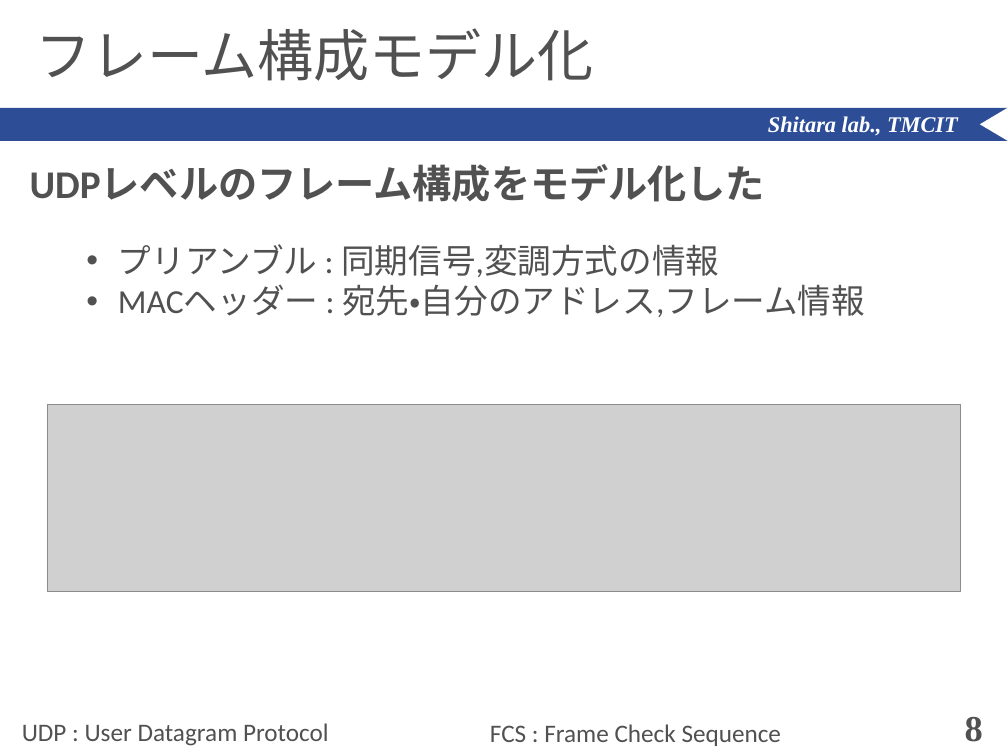
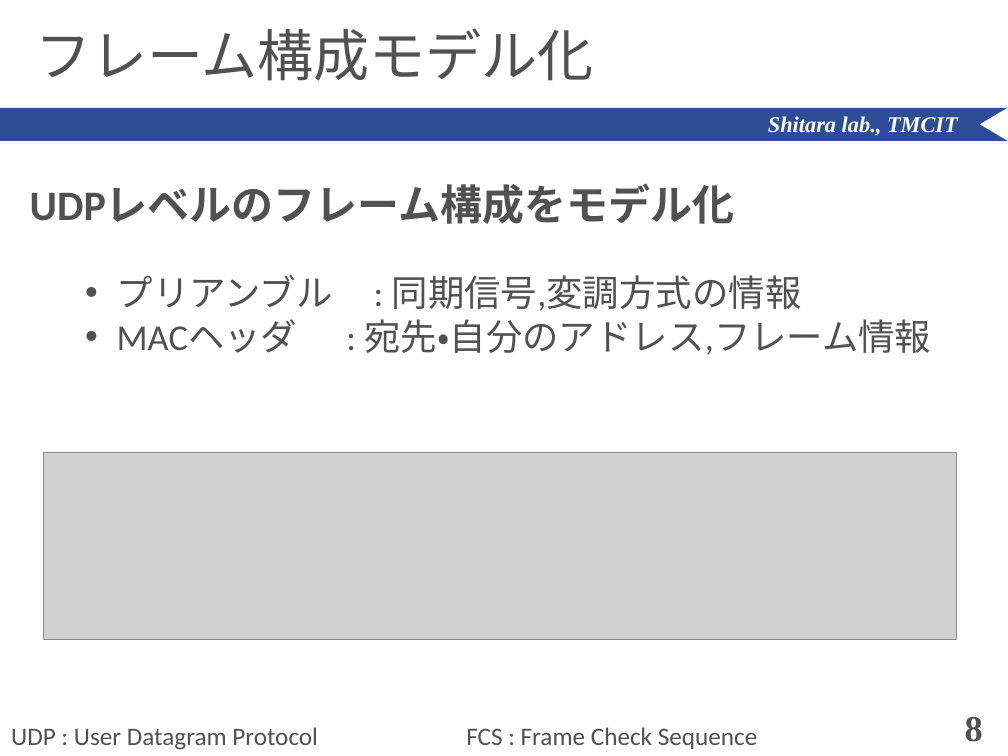
Before and after one commit to ShitaLab-TMCIT/IEEE802.11simulator, a slide deck: slide 8 of paper/shimozawa.pptx. Drawn at 1008x756 pixels with LibreOffice and Linux fonts; fonts in the diff are those of the drawing; grey boxes stand for pictures. Boxes give left, top, right and bottom in pixels: in the first picture for what was removed or moved away, otherwise in the second. Text is boxed around its words. In the diff, an @@ line names an element or a change of style, - is before the commit and + after.

```diff
--- a/paper/shimozawa.pptx
+++ b/paper/shimozawa.pptx
@@ text at bbox=[30, 186, 735, 224]: text changed; size 28 to 30 pt @@
-UDPレベルのフレーム構成をモデル化した
+UDPレベルのフレーム構成をモデル化
@@ text "プリアンブル : 同期信号,変調方式の情報": place and size @@
-text "プリアンブル : 同期信号,変調方式の情報" at bbox=[118, 244, 865, 317]
+text "プリアンブル : 同期信号,変調方式の情報" at bbox=[117, 275, 931, 355]
@@ text at bbox=[117, 275, 802, 311]: size 24 to 26 pt in "プリアンブル : 同期信号,変調方式の情報" @@
@@ text at bbox=[117, 319, 931, 355]: text changed; size 24 to 26 pt @@
-• MACヘッダー : 宛先・自分のアドレス,フレーム情報
+• MACヘッダ : 宛先・自分のアドレス,フレーム情報
@@ picture: place and size @@
-picture at bbox=[47, 405, 961, 592]
+picture at bbox=[43, 453, 957, 639]
@@ text "UDP : User Datagram Protocol": place and size @@
-text "UDP : User Datagram Protocol" at bbox=[22, 723, 329, 746]
+text "UDP : User Datagram Protocol" at bbox=[11, 727, 318, 750]
@@ text "FCS : Frame Check Sequence": place and size @@
-text "FCS : Frame Check Sequence" at bbox=[490, 724, 781, 746]
+text "FCS : Frame Check Sequence" at bbox=[466, 727, 757, 749]
```
Also in this commit, not shown: 11 other slides changed, 13 other files.
